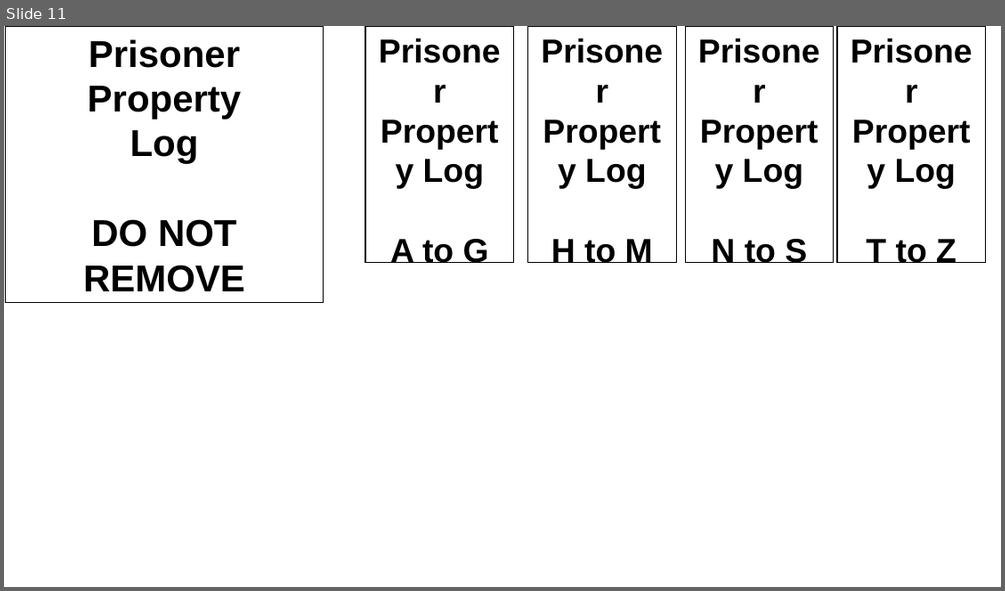
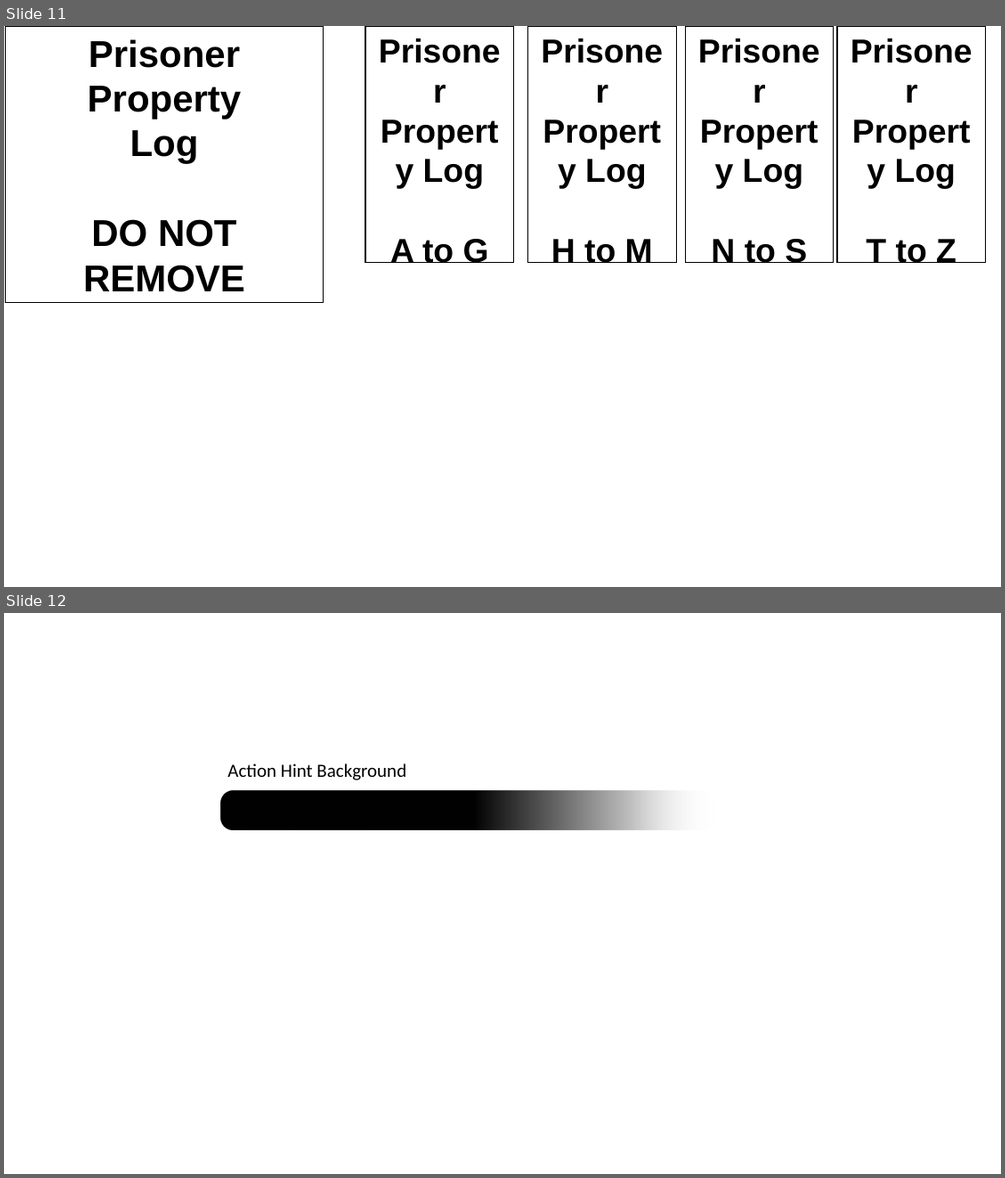
Before and after one commit to CallumShillan/Welcome-Prisoner, a slide deck: Assets/Materials + Textures/Personal/Roomnames/Roomnames.pptx. Shown one above the other, each under a label of ours: slide 11 before the commit, slides 11 and 12 after it. The pictures are 1005x591 and 1005x1178 pixels, drawn with LibreOffice and Linux fonts; fonts in the diff are those of the drawing. Boxes give left, top, right and bottom in pixels: in the first picture for what was removed or moved away, otherwise in the second. Text is boxed around its words. In the diff, an @@ line names an element or a change of style, - is before the commit and + after.

Commit message:
Included background image for action hint

```diff
--- a/Assets/Materials + Textures/Personal/Roomnames/Roomnames.pptx
+++ b/Assets/Materials + Textures/Personal/Roomnames/Roomnames.pptx
@@ slide 12 added at bbox=[4, 613, 1001, 1174], background #FFFFFF @@
@@ text added at bbox=[227, 763, 406, 780], 18 pt, text #000000 @@
+Action Hint Background
@@ rounded rectangle added at bbox=[221, 791, 714, 830], fill gradient #000000 to #BFBFBF to #FFFFFF @@
```
Also in this commit, not shown: 6 other files.
